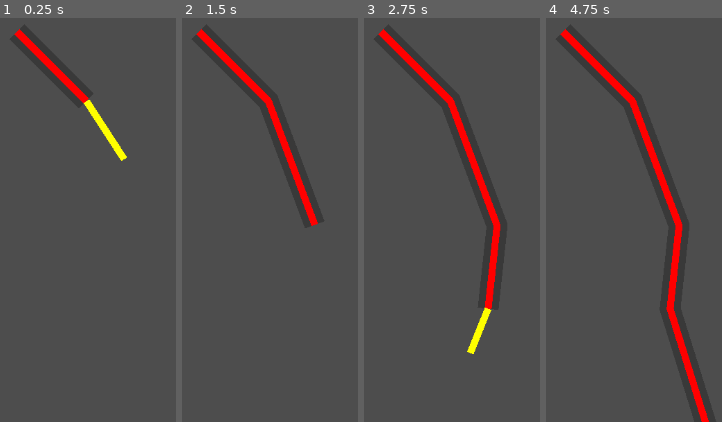
Above: before the commit, frames 1-4 (left to right).
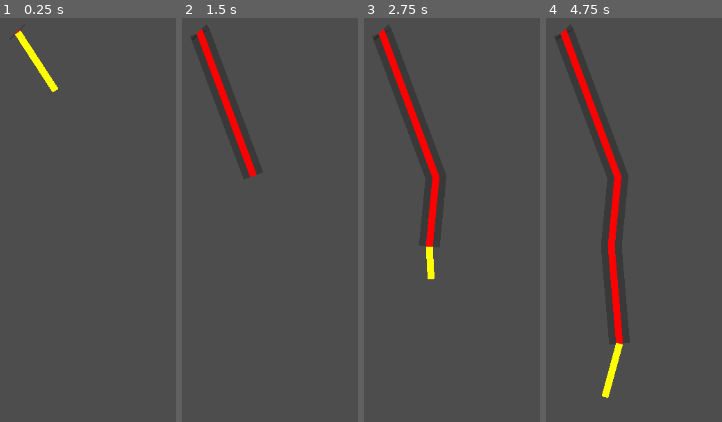
Above: after the commit, the same moments.

Repository: neogeek/godot-texture-slice-prototype
Game: Godot game, scene res://dynamic_line_draw/dynamic_line_draw.tscn
Two runs of this game, one before a commit and one after it. Both use one fixed random seed, a clock stepped at 60 frames per second and the inputs below. This scene is started directly instead of the project's main scene.
Inputs (mouse positions are in pixels of both pictures, inside the frame that each line leads up to):
- Up to frame 1 (0.25 s): no input
- Up to frame 2 (1.5 s): tap Enter at 0.5 s; move the mouse to (outside the picture) at 0.52 s; tap Space at 0.6, 0.77, 1.07 s; click (outside the picture) at 0.67 s; drag from (outside the picture) to (outside the picture) at 1.27 s
- Up to frame 3 (2.75 s): tap Space at 2, 2.1 s; move the mouse to (outside the picture) at 2.02 s; click (outside the picture) at 2.17 s
- Up to frame 4 (4.75 s): drag from (outside the picture) to (669, 131) at 2.77 s; move the mouse to (outside the picture) at 3.52 s; tap Space at 3.6, 3.77, 4.07 s; click (outside the picture) at 3.67 s; drag from (669, 131) to (outside the picture) at 4.27 s

The runs differ from the first frame. In frame 1, 2.4% of the frame differs, in the area x 8-73%, y 2-36%; in frame 2, 4.0%; in frame 3, 6.5%; in frame 4, 8.5%, in the area x 8-93%, y 2-100%.

Commit message:
Randomize frequency of line movement.

Diff:
--- a/dynamic_line_draw/dynamic_line_draw.gd
+++ b/dynamic_line_draw/dynamic_line_draw.gd
@@ -20,7 +20,7 @@
 	cut_line.width = 10
 	cut_line.default_color = Color.RED
 	cut_line.add_point(Vector2.ZERO)
-	cut_line.add_point(Vector2.ONE * line_length)
+	cut_line.add_point(Vector2.ONE * 1)
 
 	get_parent().call_deferred("add_child", cut_line)
 
@@ -36,7 +36,7 @@
 
 var time: float = 0.0
 var max_rotation: float = 25
-var frequency: float = 2.0
+var max_frequency: float = 2.0
 
 func _process(delta: float) -> void:
 	if drawing:
@@ -57,7 +57,7 @@
 
 	var base_angle = (b - a).angle()
 
-	var swing = sin(time * frequency) * deg_to_rad(max_rotation)
+	var swing = sin(time * max_frequency) * deg_to_rad(max_rotation)
 
 	direction_line.rotation = base_angle + swing
 
@@ -80,4 +80,5 @@
 
 			line_length = randi_range(25, 100)
 			max_rotation = randf_range(25, 50)
+			max_frequency = randf_range(1, 3)
 			direction_line.points[-1] = Vector2.RIGHT * line_length
